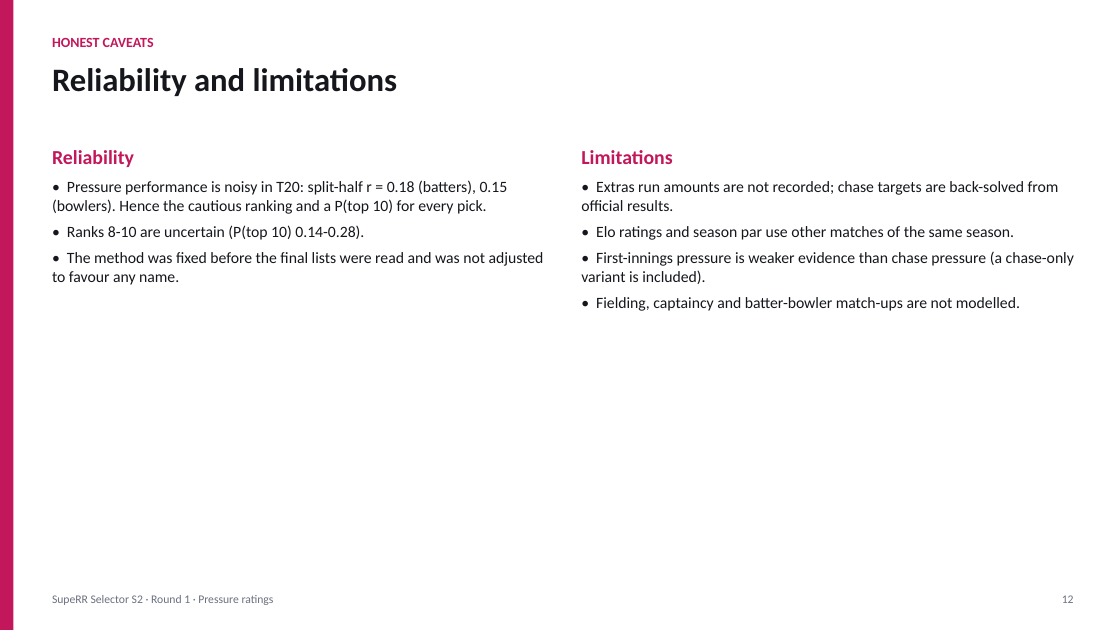
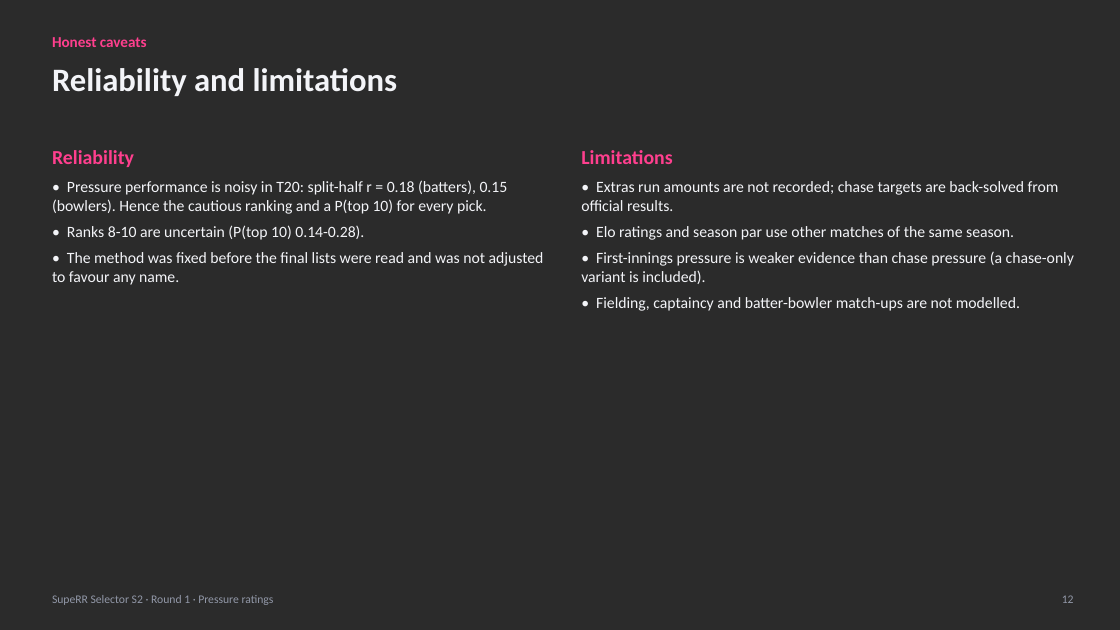
Before and after one commit to dhruvsharma06-web/Rajasthan-Royals, a slide deck: slide 12 of outputs/report/SupeRR_Selector_Pressure_Ratings.pptx. Drawn at 1120x630 pixels with LibreOffice and Linux fonts; fonts in the diff are those of the drawing; background and template pictures are left out; a plain dark background stands for a picture behind light text. Boxes give left, top, right and bottom in pixels: in the first picture for what was removed or moved away, otherwise in the second. Text is boxed around its words. In the diff, an @@ line names an element or a change of style, - is before the commit and + after.

```diff
--- a/outputs/report/SupeRR_Selector_Pressure_Ratings.pptx
+++ b/outputs/report/SupeRR_Selector_Pressure_Ratings.pptx
@@ background #FFFFFF to picture (left out) @@
@@ rectangle removed at box(0, 0, 13, 630) @@
@@ text "Reliability and limitations" at box(52, 68, 398, 96): text colour #15171C to #F3F4F8 @@
@@ text at box(52, 37, 147, 47): text changed; size 12 to 13 pt; text colour #C2185B to #FF3F8E @@
-HONEST CAVEATS
+Honest caveats
@@ text "Reliability" at box(52, 150, 544, 285): text colour #C2185B to #FF3F8E in "Reliability"; text colour #15171C to #F3F4F8 @@
@@ text "Limitations" at box(581, 150, 1074, 311): text colour #C2185B to #FF3F8E in "Limitations"; text colour #15171C to #F3F4F8 @@
@@ text "SupeRR Selector S2 · Round ..." at box(52, 595, 274, 605): text colour #6B7080 to #9298A8 @@
@@ text "12" at box(1062, 595, 1074, 603): text colour #6B7080 to #9298A8 @@
```
Also in this commit, not shown: 12 other slides changed, 15 other files.
